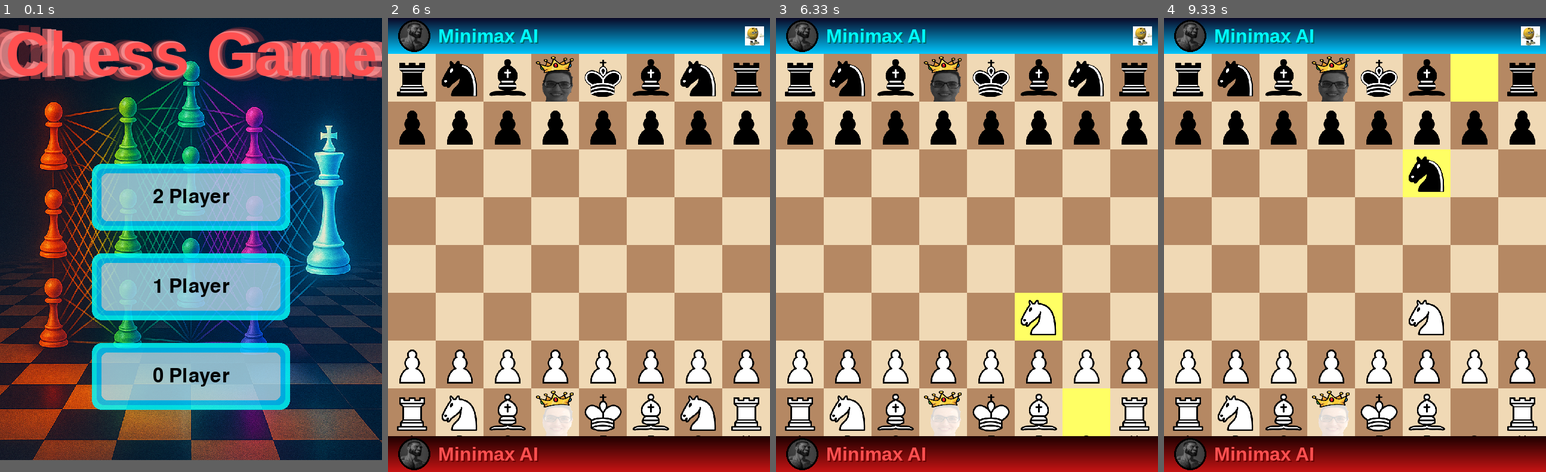
Above: before the commit, frames 1-4 (left to right).
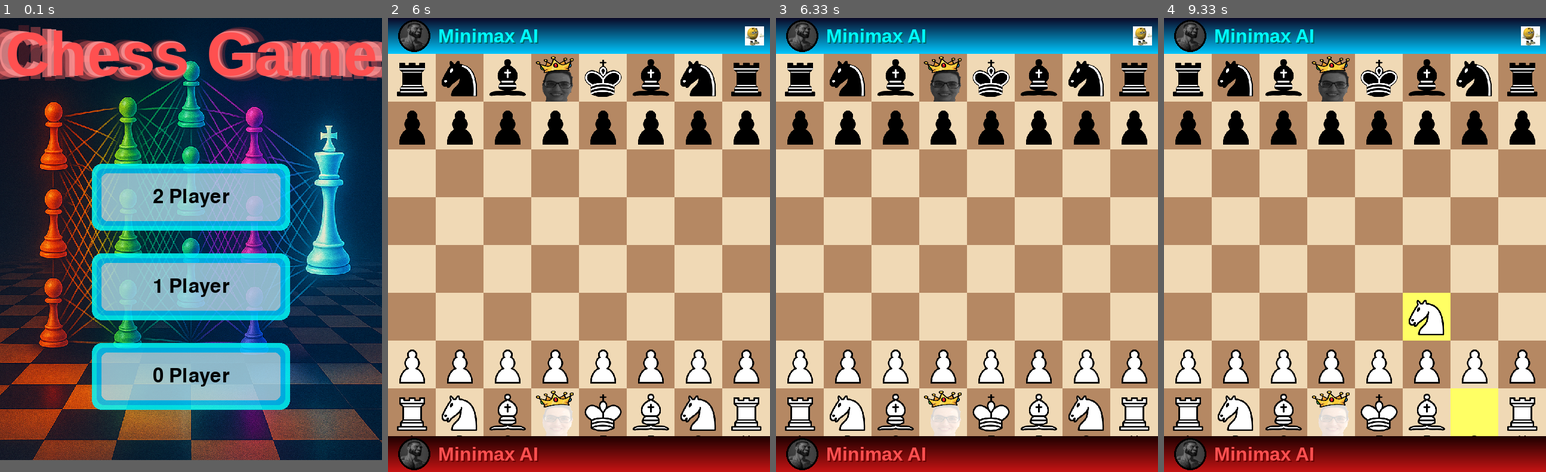
Above: after the commit, the same moments.

Repository: eladk333/Chess
Game: pygame game, started from main.py
Same seed, same stepped clock (60 frames per second), same inputs: the game is played once before the commit and once after it.
Inputs (mouse positions are in pixels of both pictures, inside the frame that each line leads up to):
- Up to frame 1 (0.1 s): no input
- Up to frame 2 (6 s): press the mouse at (579, 195) at 0.37 s; move the mouse to (582, 281) at 0.47 s; release the mouse at (590, 372) at 0.6 s; click (617, 276) at 0.72 s; press the mouse at (754, 36) at 1.03 s; move the mouse to (628, 104) at 1.13 s; release the mouse at (498, 172) at 1.27 s; press the mouse at (441, 49) at 1.37 s; move the mouse to (494, 72) at 1.47 s; release the mouse at (548, 99) at 1.6 s; press the mouse at (754, 36) at 1.7 s; move the mouse to (594, 136) at 1.8 s; release the mouse at (437, 231) at 1.93 s; press the mouse at (579, 326) at 2.03 s; move the mouse to (590, 372) at 2.13 s; release the mouse at (605, 417) at 2.27 s; press the mouse at (579, 376) at 2.37 s; move the mouse to (517, 240) at 2.47 s; release the mouse at (456, 99) at 2.6 s; press the mouse at (579, 376) at 2.7 s; move the mouse to (575, 317) at 2.8 s; release the mouse at (575, 263) at 2.93 s
- Up to frame 3 (6.33 s): no input
- Up to frame 4 (9.33 s): no input

Frames 1-2 are identical in both runs. In frame 3, 2.6% of the frame differs, in the area x 62-88%, y 60-93%; in frame 4, 4.8%, in the area x 62-88%, y 7-93%.

Commit message:
Added evulation bar sort of and caprured pieces

Diff:
--- a/game_controller.py
+++ b/game_controller.py
@@ -2,6 +2,27 @@
 import chess
 
 AI_MOVE_EVENT = pygame.USEREVENT + 1
+
+# Chess.com-style material / captured pieces UI helpers
+PIECE_VALUES = {
+    chess.PAWN: 1,
+    chess.KNIGHT: 3,
+    chess.BISHOP: 3,
+    chess.ROOK: 5,
+    chess.QUEEN: 9,
+}
+
+# Starting piece counts per side (excluding king)
+START_COUNTS = {
+    chess.PAWN: 8,
+    chess.KNIGHT: 2,
+    chess.BISHOP: 2,
+    chess.ROOK: 2,
+    chess.QUEEN: 1,
+}
+
+# Order to display captured pieces (like chess.com)
+CAPTURE_ORDER = [chess.PAWN, chess.KNIGHT, chess.BISHOP, chess.ROOK, chess.QUEEN]
 
 class DummyPiece:
     def __init__(self, chess_piece, images):
@@ -97,7 +118,7 @@
                 current_ai = self.white_ai if self.board.turn == chess.WHITE else self.black_ai
 
                 if current_ai:
-                    move = current_ai.get_best_move(self.board, time_limit=3.0)
+                    move = current_ai.get_best_move(self.board, time_limit=5.0)
                     if move:
                         self._apply_move(move)
 
@@ -116,6 +137,9 @@
         draw_board_func(screen, self.highlight_squares, self.layout, last_move=ui_last_move)
         draw_players_func(screen, self.layout, font, *names_and_icons)
         screen.blit(options_icon, options_rect)
+
+        # Chess.com-style captured pieces + material advantage (right side)
+        self._draw_capture_bars(screen, font, options_rect)
 
         if self.dragging and self.drag_start:
             r, c = self.drag_start
@@ -133,6 +157,132 @@
         if self.check_message:
             text = font.render(self.check_message, True, (255, 0, 0))
             screen.blit(text, (10, 10))
+
+    def _material_balance(self):
+        """Returns (white_material, black_material, white_minus_black)."""
+        white = 0
+        black = 0
+        for sq in chess.SQUARES:
+            p = self.board.piece_at(sq)
+            if not p:
+                continue
+            v = PIECE_VALUES.get(p.piece_type, 0)
+            if p.color == chess.WHITE:
+                white += v
+            else:
+                black += v
+        return white, black, white - black
+
+    def _captured_by_color(self):
+        """Returns (captured_by_white, captured_by_black) as dict piece_type -> count.
+
+        captured_by_white are *black* pieces missing from the board.
+        captured_by_black are *white* pieces missing from the board.
+        """
+        current_white = {pt: 0 for pt in START_COUNTS}
+        current_black = {pt: 0 for pt in START_COUNTS}
+
+        for sq in chess.SQUARES:
+            p = self.board.piece_at(sq)
+            if not p:
+                continue
+            if p.piece_type not in START_COUNTS:
+                continue
+            if p.color == chess.WHITE:
+                current_white[p.piece_type] += 1
+            else:
+                current_black[p.piece_type] += 1
+
+        captured_by_white = {pt: START_COUNTS[pt] - current_black[pt] for pt in START_COUNTS}
+        captured_by_black = {pt: START_COUNTS[pt] - current_white[pt] for pt in START_COUNTS}
+        return captured_by_white, captured_by_black
+
+    def _draw_capture_bars(self, screen, font, options_rect):
+        """Draw captured pieces + material advantage like chess.com.
+
+        - Shows captured pieces for each player.
+        - Shows +score at the end of the side that is ahead.
+        - Draws on the right side to avoid clashing with name/avatar.
+        """
+        # If layout is missing expected fields, fail safely.
+        if not hasattr(self.layout, "screen_width") or not hasattr(self.layout, "tile_size"):
+            return
+
+        captured_by_white, captured_by_black = self._captured_by_color()
+        _, _, score = self._material_balance()  # white - black
+
+        # Decide which UI row corresponds to white/black based on board flip.
+        # When flipped=True (player is black), white is at the TOP.
+        flipped = bool(getattr(self.layout, "flipped", False))
+        top_color = chess.WHITE if flipped else chess.BLACK
+        bottom_color = chess.BLACK if flipped else chess.WHITE
+
+        # Bar positions: draw inside the top/bottom player UI bands.
+        top_band_h = int(getattr(self.layout, "top", 60))
+        bottom_band_h = int(getattr(self.layout, "bottom", 60))
+        top_y = 10
+        bottom_y = int(self.layout.screen_height - bottom_band_h + 10)
+
+        # Right boundary: avoid options icon in the top bar.
+        right_margin = 10
+        top_right_limit = min(int(self.layout.screen_width - right_margin), int(options_rect.left - 10))
+        bottom_right_limit = int(self.layout.screen_width - right_margin)
+
+        icon_size = max(16, int(self.layout.tile_size * 0.28))
+        overlap = max(6, int(icon_size * 0.35))  # overlap a bit like chess.com
+
+        def build_icon_list(captured_dict, captured_color_str):
+            icons = []
+            for pt in CAPTURE_ORDER:
+                n = max(0, int(captured_dict.get(pt, 0)))
+                if n <= 0:
+                    continue
+                type_name = chess.PIECE_NAMES[pt]
+                key = f"{captured_color_str}_{type_name}"
+                img = self.images.get(key)
+                if not img:
+                    continue
+                scaled = pygame.transform.smoothscale(img, (icon_size, icon_size))
+                icons.extend([scaled] * n)
+            return icons
+
+        # For each player row, we show the pieces they captured (enemy color icons)
+        # White captured black pieces, black captured white pieces.
+        icons_for_white = build_icon_list(captured_by_white, "black")
+        icons_for_black = build_icon_list(captured_by_black, "white")
+
+        def draw_row(color, y, right_limit):
+            # Determine which captured list to use
+            icons = icons_for_white if color == chess.WHITE else icons_for_black
+
+            # Determine +score label (only on the side that is ahead)
+            label = ""
+            if score != 0:
+                if score > 0 and color == chess.WHITE:
+                    label = f"+{score}"
+                elif score < 0 and color == chess.BLACK:
+                    label = f"+{abs(score)}"
+
+            label_surf = font.render(label, True, (0, 0, 0)) if label else None
+            label_w = label_surf.get_width() if label_surf else 0
+            label_h = label_surf.get_height() if label_surf else 0
+
+            # Start drawing from the right edge going left
+            x = right_limit
+            if label_surf:
+                x -= label_w
+                screen.blit(label_surf, (x, y + (icon_size - label_h) // 2))
+                x -= 8
+
+            # Draw icons right-to-left
+            for icon in reversed(icons):
+                x -= icon_size
+                screen.blit(icon, (x, y))
+                x += overlap  # pull back a bit to create overlap
+
+        # Draw both rows
+        draw_row(top_color, top_y, top_right_limit)
+        draw_row(bottom_color, bottom_y, bottom_right_limit)
 
     def _on_mouse_down(self, event):
         self.click_down_pos = pygame.mouse.get_pos()
